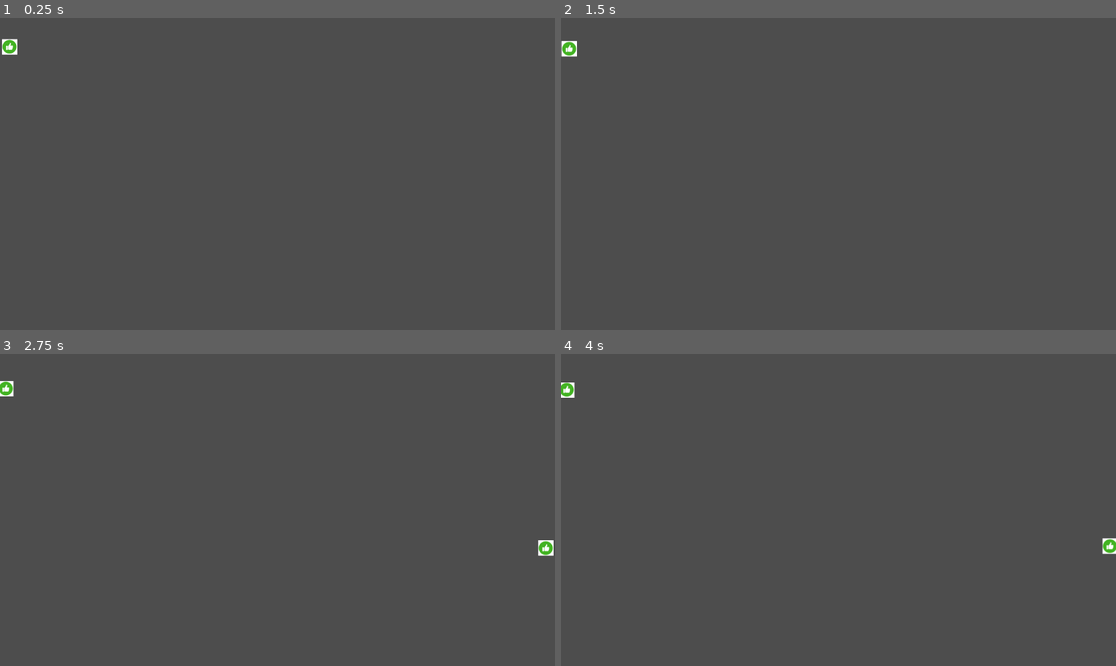
Above: before the commit, frames 1-4 (two rows, left to right).
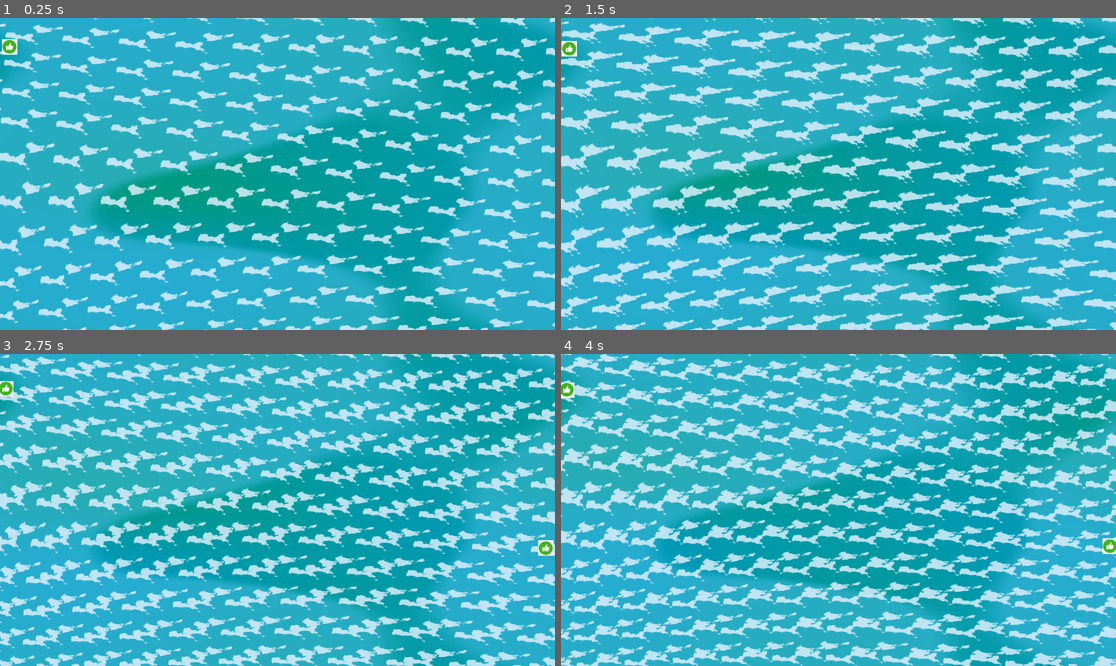
Above: after the commit, the same moments.

Repository: Of-Machines-and-Men/flotscum
Game: Godot game, scene res://scenes/levels/game_world.tscn
Two runs of this game, one before a commit and one after it. Both use one fixed random seed, a clock stepped at 60 frames per second and the inputs below.
Inputs (mouse positions are in pixels of both pictures, inside the frame that each line leads up to):
- Up to frame 1 (0.25 s): no input
- Up to frame 2 (1.5 s): move the mouse to (960, 158) at 0.52 s; hold D (moveright) 0.53-1.28 s; move the mouse to (727, 189) at 1.27 s; hold S (movedown) from 1.28 s (still down)
- Up to frame 3 (2.75 s): move the mouse to (333, 441) at 2.02 s; release S (movedown) at 2.03 s; hold D (moveright) from 2.03 s (still down)
- Up to frame 4 (4 s): move the mouse to (810, 572) at 2.77 s; release D (moveright) at 2.78 s; hold W (moveup) 2.78-3.53 s; move the mouse to (1005, 556) at 3.52 s; hold A (moveleft) from 3.53 s (still down)

The runs differ from the first frame. In frame 1, 100% of the frame differs, in the area x 0-100%, y 0-100%; in frame 2, 100%; in frame 3, 100%; in frame 4, 100%.

Commit message:
create background ocean shader

Diff:
--- a/scenes/levels/game_world.tscn
+++ b/scenes/levels/game_world.tscn
@@ -1,14 +1,81 @@
 [gd_scene format=3 uid="uid://bu0l7lx6otexd"]
 
+[ext_resource type="Shader" uid="uid://bi28g0yfik0rs" path="res://shaders/ocean.gdshader" id="1_7y55x"]
 [ext_resource type="PackedScene" uid="uid://ol8irxl6lelf" path="res://scenes/characters/player/player_character.tscn" id="1_upt1h"]
+[ext_resource type="Script" uid="uid://8u3ts410dhvl" path="res://scenes/levels/ocean_background.gd" id="2_hyc8p"]
 [ext_resource type="Script" uid="uid://c8mpy6wdtltu7" path="res://scenes/entities/spawners/spawner.gd" id="2_w0s2s"]
 [ext_resource type="PackedScene" uid="uid://fegfnwhatpdg" path="res://scenes/entities/collectible/structural/StructuralCollectible.tscn" id="3_4r7d4"]
+
+[sub_resource type="FastNoiseLite" id="FastNoiseLite_75bvq"]
+noise_type = 2
+fractal_gain = 0.7
+fractal_weighted_strength = 0.75
+cellular_distance_function = 3
+
+[sub_resource type="NoiseTexture2D" id="NoiseTexture2D_b3nq0"]
+width = 256
+height = 256
+noise = SubResource("FastNoiseLite_75bvq")
+seamless = true
+
+[sub_resource type="FastNoiseLite" id="FastNoiseLite_7y55x"]
+noise_type = 3
+frequency = 0.0035
+fractal_octaves = 3
+
+[sub_resource type="NoiseTexture2D" id="NoiseTexture2D_hyc8p"]
+width = 128
+height = 128
+generate_mipmaps = false
+noise = SubResource("FastNoiseLite_7y55x")
+seamless = true
+seamless_blend_skirt = 0.5
+
+[sub_resource type="FastNoiseLite" id="FastNoiseLite_hyc8p"]
+noise_type = 3
+frequency = 0.005
+fractal_type = 2
+fractal_octaves = 1
+fractal_lacunarity = 5.0
+fractal_gain = 1.0
+
+[sub_resource type="NoiseTexture2D" id="NoiseTexture2D_75bvq"]
+width = 256
+height = 256
+generate_mipmaps = false
+noise = SubResource("FastNoiseLite_hyc8p")
+seamless = true
+seamless_blend_skirt = 0.5
+bump_strength = 3.0
+
+[sub_resource type="ShaderMaterial" id="ShaderMaterial_hyc8p"]
+shader = ExtResource("1_7y55x")
+shader_parameter/wind_dir = Vector2(0.5, 0.8)
+shader_parameter/wind_speed = 1.2
+shader_parameter/current_a_dir = Vector2(0.7, 0.3)
+shader_parameter/current_b_dir = Vector2(-0.3, 0.7)
+shader_parameter/current_a_speed = 0.2000000095
+shader_parameter/current_b_speed = 0.10000000475
+shader_parameter/current_a_frequency = 0.2
+shader_parameter/current_b_frequency = 0.15
+shader_parameter/noise_texture = SubResource("NoiseTexture2D_hyc8p")
+shader_parameter/time_scale = 0.05
+shader_parameter/deep_color_a = Color(0, 0.6, 1, 1)
+shader_parameter/deep_color_b = Color(0, 0.6, 0.5, 1)
+shader_parameter/wave_noise_texture = SubResource("NoiseTexture2D_75bvq")
+shader_parameter/wave_scale = 1.0000000475
+shader_parameter/wave_strength = 0.5
+shader_parameter/wave_crest_color = Color(0.3, 0.75, 0.9, 1)
+shader_parameter/foam_noise_texture = SubResource("NoiseTexture2D_b3nq0")
+shader_parameter/foam_scale = 10.0000004275
+shader_parameter/foam_noise_scale = 2.0
+shader_parameter/foam_threshold = 0.50000002375
+shader_parameter/foam_strength = 0.800000038
+shader_parameter/foam_color = Color(0.9, 0.95, 1, 1)
 
 [node name="Game World" type="Node2D" unique_id=1526779244]
 
 [node name="RigidBody2D" parent="." unique_id=986975261 instance=ExtResource("1_upt1h")]
-position = Vector2(566, 326)
-scale = Vector2(10, 10)
 
 [node name="Camera2D" type="Camera2D" parent="." unique_id=1591346675]
 
@@ -19,3 +86,15 @@
 collectible_scene = ExtResource("3_4r7d4")
 spawn_margin = -20.0
 metadata/_custom_type_script = "uid://c8mpy6wdtltu7"
+
+[node name="Background" type="CanvasLayer" parent="." unique_id=1151075050]
+layer = -1
+
+[node name="Ocean" type="ColorRect" parent="Background" unique_id=336602366]
+material = SubResource("ShaderMaterial_hyc8p")
+anchors_preset = 15
+anchor_right = 1.0
+anchor_bottom = 1.0
+grow_horizontal = 2
+grow_vertical = 2
+script = ExtResource("2_hyc8p")
--- /dev/null
+++ b/scenes/levels/ocean_background.gd
@@ -0,0 +1,6 @@
+extends ColorRect
+
+
+# Called when the node enters the scene tree for the first time.
+func _ready() -> void:
+	set_anchors_and_offsets_preset(Control.PRESET_FULL_RECT)
--- /dev/null
+++ b/shaders/ocean.gdshader
@@ -0,0 +1,77 @@
+shader_type canvas_item;
+
+// Shared
+// We don't use these yet, but might be worth holding onto
+uniform vec2 wind_dir = vec2(0.5, 0.8);
+uniform float wind_speed : hint_range(0.0, 5.0) = 1.2;
+
+uniform vec2 current_a_dir = vec2(1.0, 0.3);
+uniform vec2 current_b_dir = vec2(-0.3, 1.0);
+uniform float current_a_speed : hint_range(0.0, 5.0) = 0.1;
+uniform float current_b_speed : hint_range(0.0, 5.0) = 0.5;
+uniform float current_a_frequency : hint_range(0.0, 2.0) = 0.2;
+uniform float current_b_frequency : hint_range(0.0, 2.0) = 0.15;
+
+// Deep water
+uniform sampler2D noise_texture : repeat_enable;
+uniform float time_scale : hint_range(0.0, 1.0) = 0.05;
+uniform vec4 deep_color_a : source_color = vec4(0.0, 0.6, 1.0, 1.0);
+uniform vec4 deep_color_b : source_color = vec4(0.0, 0.6, 0.5, 1.0);
+
+// Waves
+uniform sampler2D wave_noise_texture : repeat_enable;
+uniform float wave_scale : hint_range(0.0, 5.0) = 1.5;
+uniform float wave_strength : hint_range(0.0, 1) = 0.5;
+uniform vec4 wave_crest_color : source_color = vec4(0.3, 0.75, 0.9, 1.0);
+
+// Foam
+uniform sampler2D foam_noise_texture : repeat_enable;
+uniform float foam_scale : hint_range(1.0, 50.0) = 10.0;
+uniform float foam_noise_scale : hint_range(0.1, 5.0) = 2.0;
+uniform float foam_threshold : hint_range(0.0, 1.0) = 0.5;
+uniform float foam_strength : hint_range(0.0, 1.0) = 0.8;
+uniform vec4 foam_color : source_color = vec4(0.9, 0.95, 1.0, 1.0);
+
+void fragment() {
+	// Deep water
+	vec2 uv = UV + TIME * time_scale;
+	float noise = texture(noise_texture, uv).r;
+	vec4 deep_water = mix(deep_color_a, deep_color_b, noise);
+
+	vec2 current_a = normalize(current_a_dir);
+	vec2 current_b = normalize(current_b_dir);
+
+	float speed_a = current_a_speed * (sin(TIME * current_a_frequency) * 0.5 + 0.5);
+	float speed_b = current_a_speed * (sin(TIME * current_b_frequency) * 0.5 + 0.5);
+
+	float wave_a = texture(wave_noise_texture, UV * wave_scale + current_a * TIME * 0.01 * speed_a).r;
+	float wave_b = texture(wave_noise_texture, UV * wave_scale + current_b * TIME * 0.01 * speed_b).r;
+
+	float wave = max(wave_a, wave_b);
+	wave = smoothstep(0.45, 0.55, wave);
+
+	vec4 surface = mix(deep_water, wave_crest_color, wave * wave_strength);
+
+	vec2 foam_warp = vec2(
+	    texture(noise_texture, UV * 0.5 + TIME * 0.02).r,
+	    texture(noise_texture, UV * 0.5 + TIME * 0.02 + vec2(0.4)).r
+	) * 2.0 - 1.0;
+	vec2 foam_uv_a = (UV + foam_warp * 0.15) * foam_scale + current_a * TIME * 0.5 * speed_a;
+	vec2 foam_uv_b = (UV + foam_warp * 0.15) * foam_scale + current_b * TIME * 0.5 * speed_b;
+
+	float foam_a = texture(foam_noise_texture, foam_uv_a).r;
+	float foam_b = texture(foam_noise_texture, foam_uv_b).r;
+
+	float foam_cells = max(foam_a, foam_b);
+
+	float foam = smoothstep(foam_threshold, foam_threshold + 0.1, foam_cells);
+
+	vec4 final = mix(surface, foam_color, clamp(foam * foam_strength, 0.0, 1.0));
+
+	COLOR = final;
+}
+
+//void light() {
+//	// Called for every pixel for every light affecting the CanvasItem.
+//	// Uncomment to replace the default light processing function with this one.
+//}
Not shown, added: scenes/levels/ocean_background.gd.uid
Not shown, added: shaders/ocean.gdshader.uid
